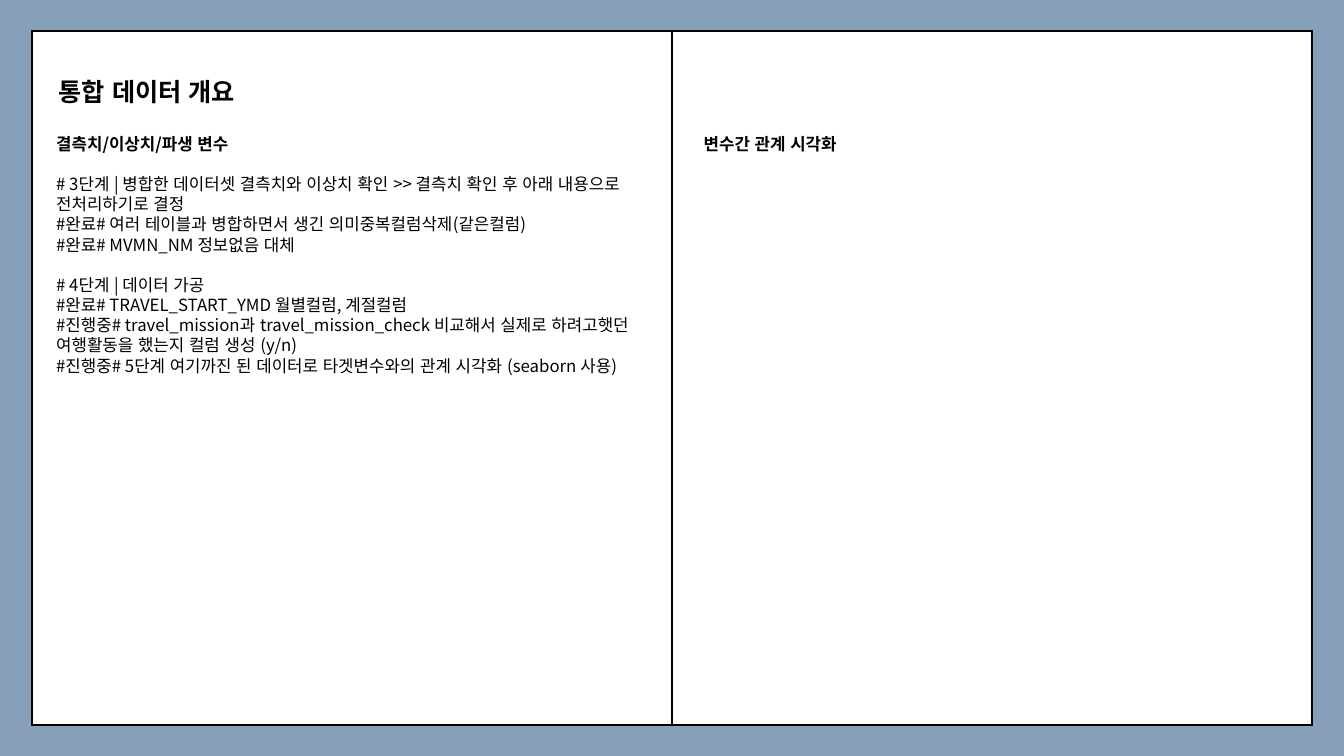
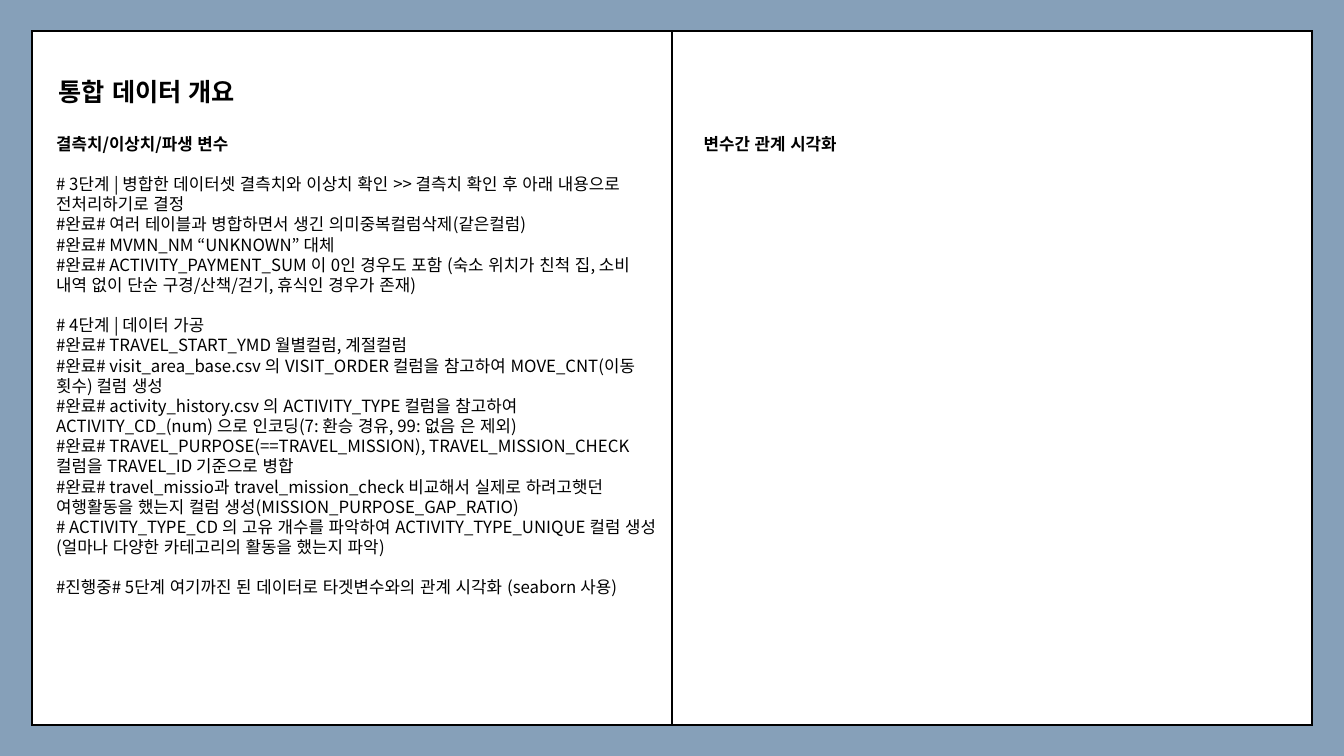
Before and after one commit to SKNetworks-AI19-250818/SKN19-mini-1Team, a slide deck: slide 13 of ppt/발표자료.pptx. Drawn at 1344x756 pixels with LibreOffice and Linux fonts; fonts in the diff are those of the drawing. Boxes give left, top, right and bottom in pixels: in the first picture for what was removed or moved away, otherwise in the second. Text is boxed around its words. In the diff, an @@ line names an element or a change of style, - is before the commit and + after.

Commit message:
fix : 발표 내용 정리 - pptx 13번째 슬라이드 내용 추가 - README 수정 (member img, 프로젝트 구조, 기술 스택)

```diff
--- a/ppt/발표자료.pptx
+++ b/ppt/발표자료.pptx
@@ text at bbox=[56, 237, 630, 294]: text changed @@
-#완료# MVMN_NM 정보없음 대체
+#완료# MVMN_NM “UNKNOWN” 대체
+#완료# ACTIVITY_PAYMENT_SUM 이 0인 경우도 포함 (숙소 위치가 친척 집, 소비 내역 없이 단순 구경/산책/걷기, 휴식인 경우가 존재)
@@ text at bbox=[56, 358, 656, 556]: text changed @@
-#진행중# travel_mission과 travel_mission_check 비교해서 실제로 하려고햇던 여행활동을 했는지 컬럼 생성 (y/n)
+#완료# visit_area_base.csv 의 VISIT_ORDER 컬럼을 참고하여 MOVE_CNT(이동 횟수) 컬럼 생성
+#완료# activity_history.csv 의 ACTIVITY_TYPE 컬럼을 참고하여 ACTIVITY_CD_(num) 으로 인코딩(7: 환승 경유, 99: 없음 은 제외)
+#완료# TRAVEL_PURPOSE(==TRAVEL_MISSION), TRAVEL_MISSION_CHECK 컬럼을 TRAVEL_ID 기준으로 병합
+#완료# travel_missio과 travel_mission_check 비교해서 실제로 하려고햇던 여행활동을 했는지 컬럼 생성(MISSION_PURPOSE_GAP_RATIO)
+# ACTIVITY_TYPE_CD 의 고유 개수를 파악하여 ACTIVITY_TYPE_UNIQUE 컬럼 생성 (얼마나 다양한 카테고리의 활동을 했는지 파악)
```
Also in this commit, not shown: 1 other file.
